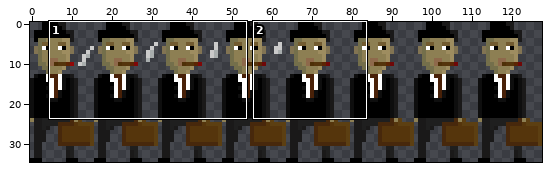
Sprite sheet: www/assets/img/level1/stranger.png. Above, an overview of the earlier version with the close-up marked.
Close-up. The starting point:
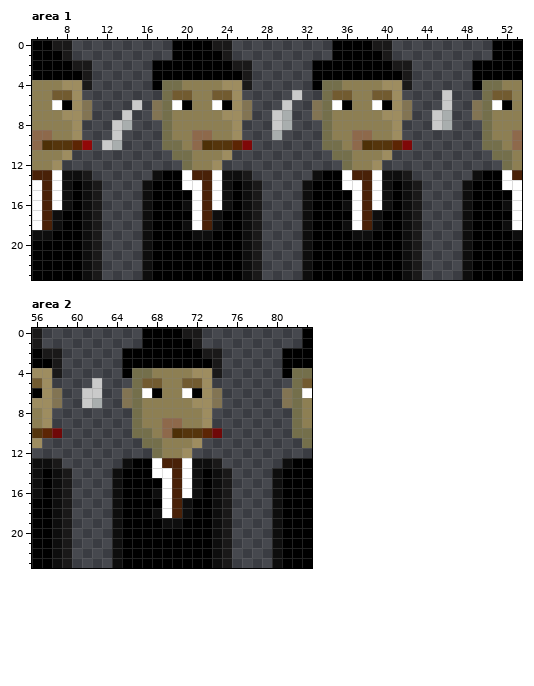
The file is 128x35 pixels. Colours within 5 levels of each other are drawn and written as one. Shown: area 1: x 5..53, y 0..23; area 2: x 56..83, y 0..23.
New version:
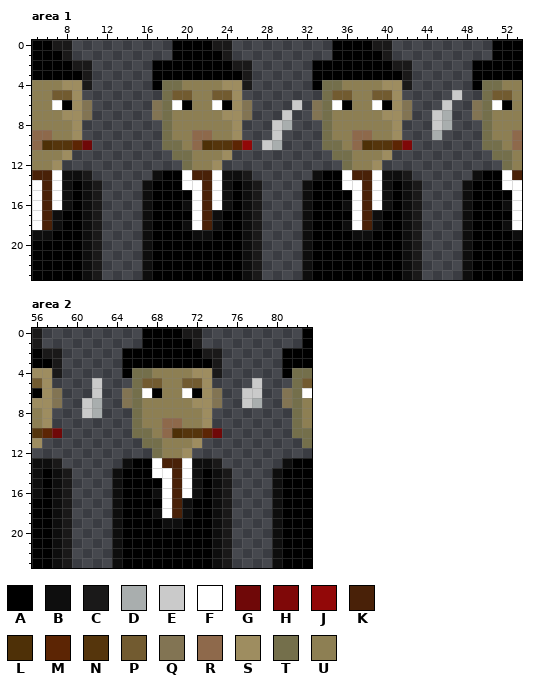
Palette (. is transparent): A #000000  B #0e0e0e  C #1a1919  D #a9aeae  E #cacaca  F #ffffff  G #6f0808  H #7f0808  J #920808  K #492108  L #4e3007  M #5c2504  N #55350c  P #725b30  Q #827453  R #8e694b  S #9e8d60  T #746f4b  U #8d7f53
The exact change:
Area 1:
The author put colour D in row 9 at x 45; in row 10 at x 29.
The author put colour E in row 5 at x 47; in row 6 at x 31; in row 10 at x 28.
Colour D becomes colour E in row 7 at x 30; in row 9 at x 29.
Colour J becomes colour G in row 10 at x 10.
Colour H becomes colour J in row 10 at x 26.
Colour D is gone in row 8 at x 14; in row 10 at x 13.
Colour E is gone in row 5 at x 31 and 46; in row 6 at x 15 and 30; in row 7 at x 14 and 29; in rows 8 to 9 at x 13; in row 10 at x 12.
Area 2:
The author put colour D in row 7 at x 78; in row 8 at x 62.
The author put colour E in row 5 at x 78; in row 6 at x 77 to 78; in row 7 at x 77; in row 8 at x 61.
Colour E is gone in row 6 at x 61.
Pixel boxes of the changes (left, top, right, bottom) in both close-ups:
changed: (242, 90, 302, 150)
changed: (442, 90, 462, 100)
changed: (82, 100, 142, 150)
added: (432, 130, 442, 140)
added: (242, 378, 262, 408)
changed: (82, 388, 102, 418)
